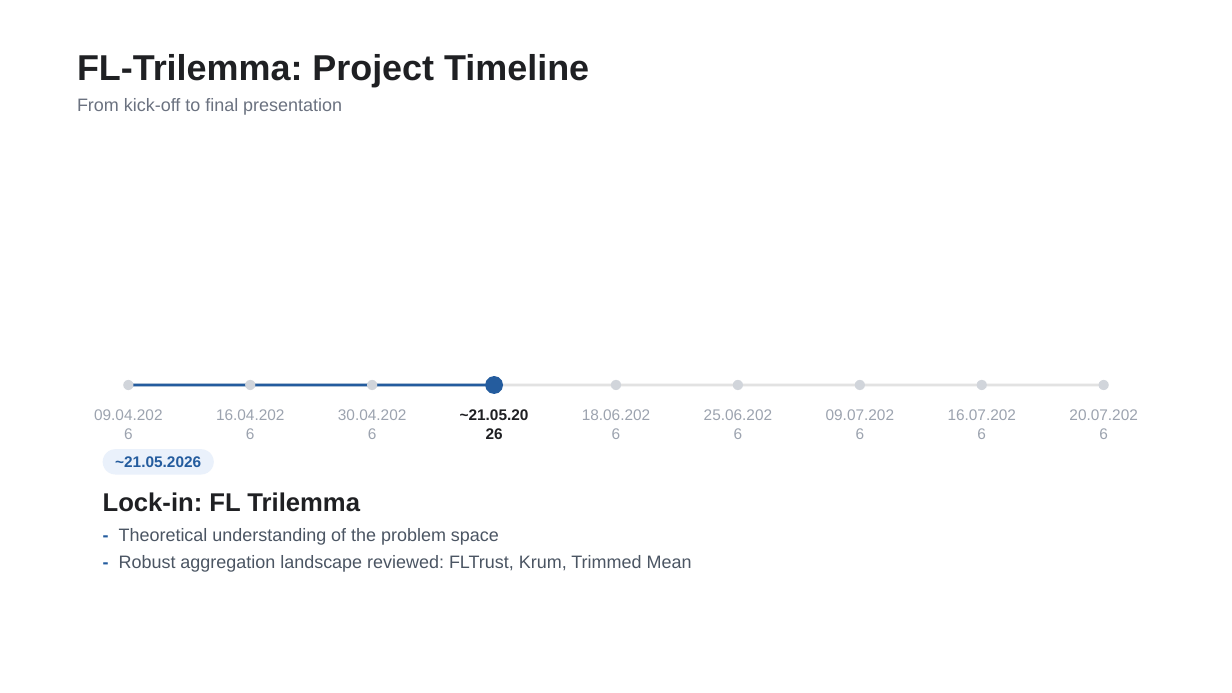
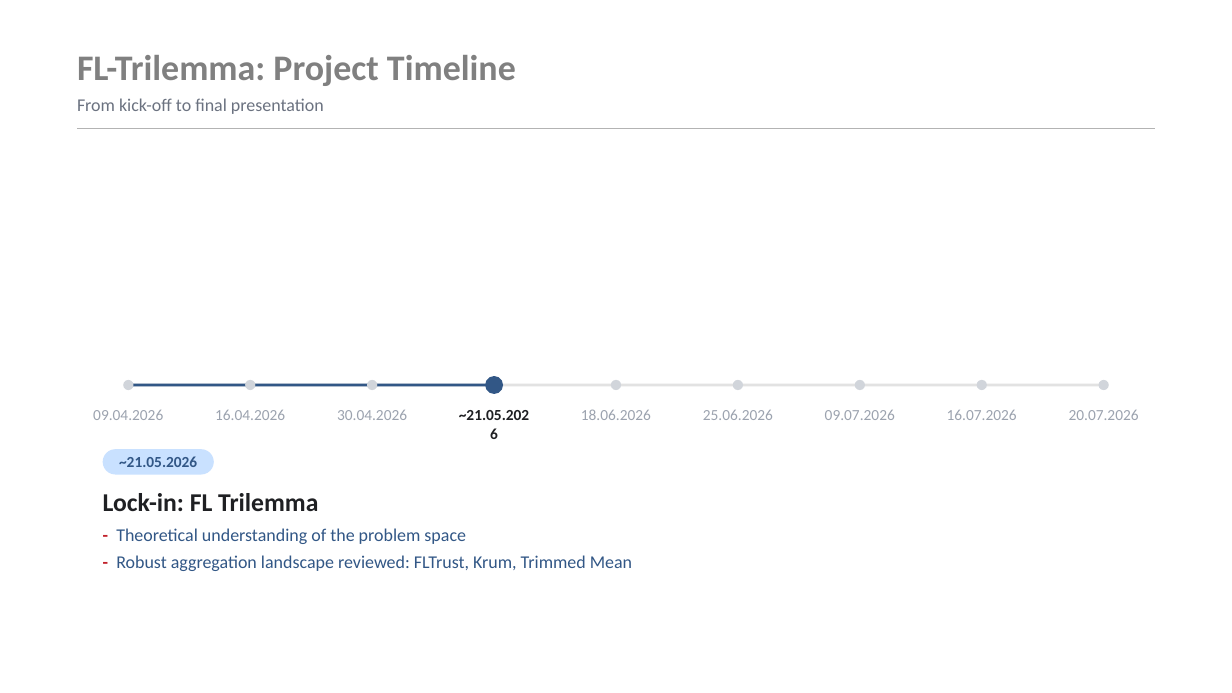
Before and after one commit to r-jschnoor/DPaDS, a slide deck: slide 5 of latex/final_presentation/timeline_base.pptx. Drawn at 1232x693 pixels with LibreOffice and Linux fonts; fonts in the diff are those of the drawing. Boxes give left, top, right and bottom in pixels: in the first picture for what was removed or moved away, otherwise in the second. Text is boxed around its words. In the diff, an @@ line names an element or a change of style, - is before the commit and + after.

```diff
--- a/latex/final_presentation/timeline_base.pptx
+++ b/latex/final_presentation/timeline_base.pptx
@@ text "FL-Trilemma: Project Timeline" at bbox=[77, 55, 516, 86]: font Arial to Calibri, text colour #1F2023 to #808080 @@
@@ line added from (77, 128) to (1155, 128), #B3B3B3 1.5 pt @@
@@ rounded rectangle at bbox=[128, 384, 494, 386]: fill #245C9E to #325786 @@
@@ ellipse at bbox=[485, 376, 503, 394]: fill #245C9E to #325786 @@
@@ rounded rectangle "~21.05.2026" at bbox=[103, 449, 214, 474]: font Arial to Calibri, text colour #245C9E to #325786; fill #EAF1FB to #C9E1FF @@
@@ font Arial to Calibri in 11 elements at bbox=[77, 98, 324, 114], bbox=[103, 493, 318, 511], bbox=[93, 410, 163, 420], bbox=[215, 410, 285, 420], bbox=[337, 410, 407, 420], bbox=[119, 456, 197, 467], bbox=[581, 409, 651, 420], bbox=[703, 410, 773, 420], bbox=[825, 410, 895, 420], bbox=[947, 410, 1017, 420], bbox=[1069, 410, 1139, 420] @@
@@ text "- Theoretical understanding of the ..." at bbox=[116, 528, 632, 571]: font Arial to Calibri, text colour #4B5563 to #325786; text colour #245C9E to #C1212A in "-", "-" @@
```
Also in this commit, not shown: 9 other slides changed, 5 other files.
